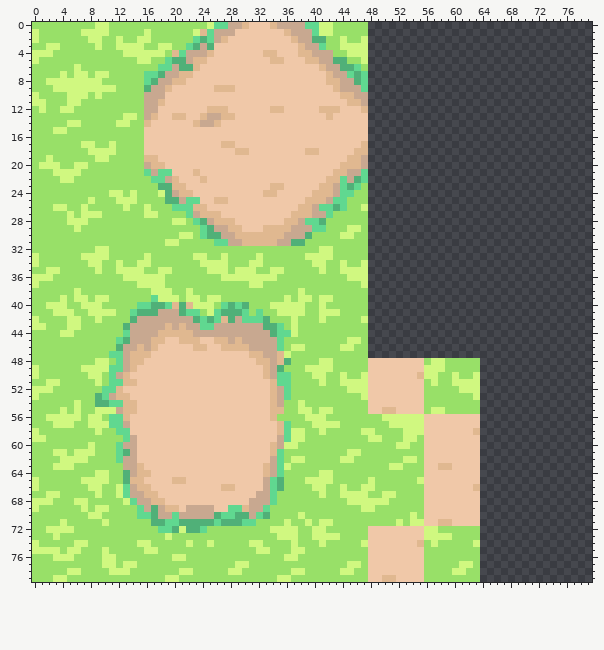
Sprite sheet -- graphics/tiles/grassDirt.png. The picture above is the old version.
The file is 80x80 pixels.
And afterwards:
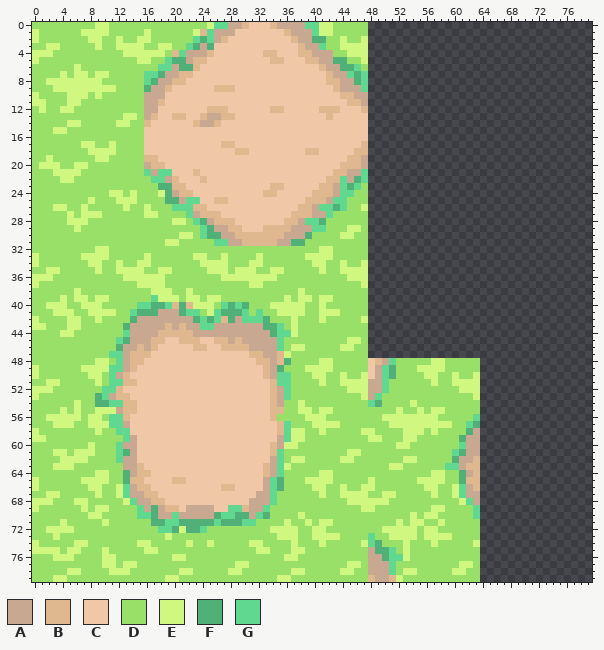
Palette (. is transparent): A #c8a890  B #e0b890  C #f0c8a8  D #98e068  E #d0f880  F #50b078  G #60d890
Change:
@@ x 46..65 @@
 47 DD..................
-48 DDCCCCCCCCDEEDDDDD..
-49 DDCCCCCCCCEEEDDDDD..
-50 DECCCCCCCBEEDDEDDE..
-51 EECCCCCCCCDEDDEEEE..
-52 EECCCCCCCCDDDDDEEE..
-53 DECCCCCCCCDDDDDDDE..
-54 DDCCCCCCCCDDDDDDDD..
-55 DDCCBBCCCCDEEDDDDD..
-56 DDDDEEEEEECCCCCCCC..
-57 DDDDDEEEEECCCCCCCC..
-58 DEEDDDDEEECCCCCCCB..
-59 DDEEDDDEEDCCCCCCCC..
-60 DDDDDDEEDDCCCCCCCC..
-61 EDDDDDDDDDCCCCCCCC..
-62 DDDDDDDEEDCCCCCCCC..
-63 DDDDDEEDDDCCBBCCCC..
-64 DDDDDDDDDDCCCCCCCC..
-65 DDEDDDDDDECCCCCCCC..
-66 DEEDDDDDDDCCCCCCCB..
-67 EEDDEEDDDDCCCCCCCC..
-68 EEEEEDDDDDCCCCCCCC..
-69 DEEDDDDDDDCCCCCCCC..
-70 DDDDDDDDEDCCCCCCCC..
-71 DDDDDDEDEECCBBCCCC..
-72 DDCCCCCCCCEEDDDDDD..
-73 DDCCCCCCCCEEEEDDDD..
-74 DECCCCCCCBDEDDDDDE..
-75 DDCCCCCCCCDDDDDDDD..
-76 DDCCCCCCCCDDDDDDDD..
-77 EDCCCCCCCCDDDDDEED..
-78 DDCCCCCCCCDDDDEEDD..
-79 DDCCBBCCCCDDDDDDDD..
+48 DDCBAGDDDDDEEDDDDD..
+49 DDCAGFDDDEEEEDDDDD..
+50 DECAGFDDDDEEDDEDDE..
+51 EEAAGDDDDDDEDDEEEE..
+52 EEAAGDDDDDDDDDDEEE..
+53 DEAGDDDDDDDDDDDDDE..
+54 DDGFDDDDEDDDDDDDDD..
+55 DDDDDDEDDEDEEDDDDD..
+56 DDDDEEEEEEEEDDDDDG..
+57 DDDDDEEEEEEEEEDDGF..
+58 DEEDDDDEEEDEDDDDFA..
+59 DDEEDDDEEDDDDDDFAA..
+60 DDDDDDEEDDDDDDDGAA..
+61 EDDDDDDDDDDDDDGFAA..
+62 DDDDDDDEEDDDDDFAAB..
+63 DDDDDEEDDDDDDGGABB..
+64 DDDDDDDDDDDEEDDFAB..
+65 DDEDDDDDDEEEEDDFBB..
+66 DEEDDDDDDDEEDDEGAB..
+67 EEDDEEDDDDDEDDEGAA..
+68 EEEEEDDDDDDDDDDEGA..
+69 DEEDDDDDDDDEEDDDDG..
+70 DDDDDDDDEDEEDDDDDG..
+71 DDDDDDEDEEDDEDDDDD..
+72 DDDDEEEEEDEEDDDDDD..
+73 DDGDDEEEEDEEEEDDDD..
+74 DEGFDDDEDDDEDDDDDE..
+75 DDAFFGDEDDDDDDDDDD..
+76 DDAAFGGEDDDDDDDDDD..
+77 EDAAAGDDDDDDDDDEED..
+78 DDAAAGDEEDDDDDEEDD..
+79 DDBAABEDDDDDDDDDDD..
Changed places in both pictures, as pixel boxes (x1, y1, x2, y2):
changed: (368, 358, 480, 582)
